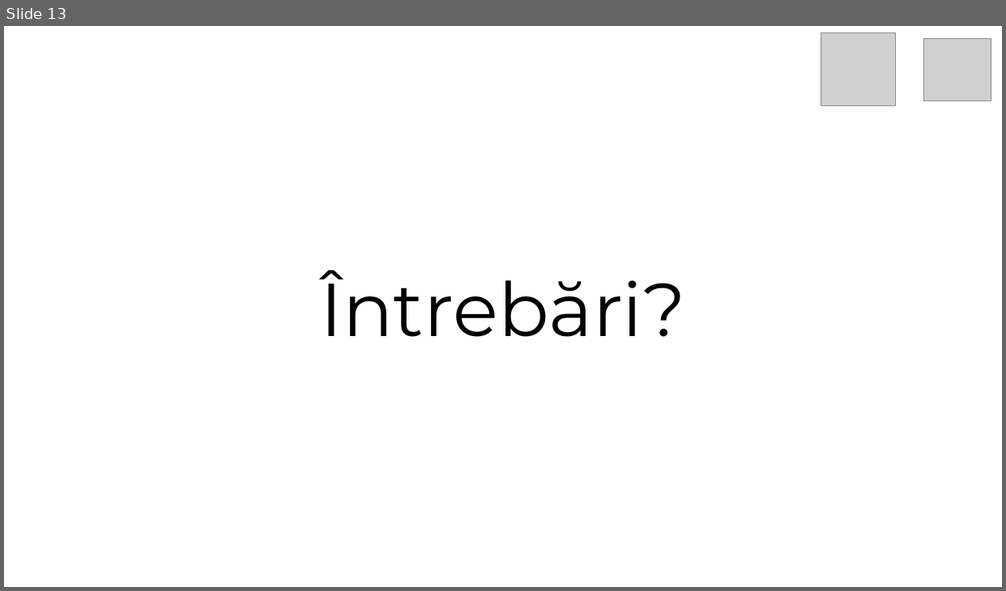
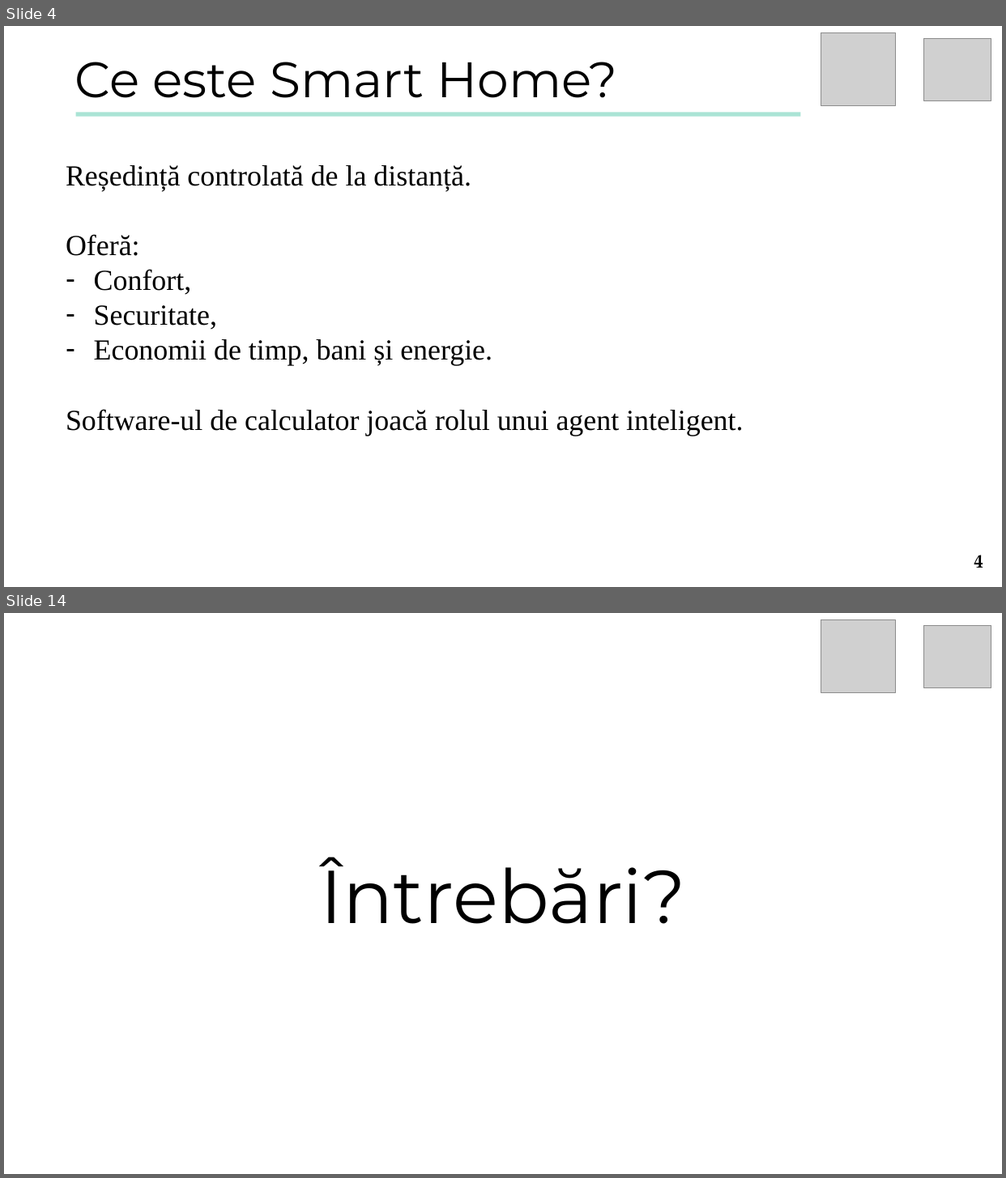
Before and after one commit to turcunicusor/Licenta, a slide deck: Documentation/Presentation.pptx. Shown one above the other, each under a label of ours: slide 13 before the commit, slides 4 and 14 after it; the slides between them are not shown. The pictures are 1006x591 and 1006x1178 pixels, drawn with LibreOffice and Linux fonts; fonts in the diff are those of the drawing; grey boxes stand for pictures. Boxes give left, top, right and bottom in pixels: in the first picture for what was removed or moved away, otherwise in the second. Text is boxed around its words. In the diff, an @@ line names an element or a change of style, - is before the commit and + after.

```diff
--- a/Documentation/Presentation.pptx
+++ b/Documentation/Presentation.pptx
@@ slide 4 added at bbox=[4, 26, 1002, 587], background #FFFFFF @@
@@ picture added at bbox=[821, 32, 897, 106] @@
@@ picture added at bbox=[924, 38, 991, 101] @@
@@ text added at bbox=[74, 62, 617, 98], 48 pt, text #000000 @@
+Ce este Smart Home?
@@ rectangle added at bbox=[76, 112, 800, 117], fill #AAE4D5 @@
@@ text added at bbox=[66, 165, 743, 436], 28 pt, text #000000 @@
+Reședință controlată de la distanță.
+Oferă:
+– Confort,
+– Securitate,
+– Economii de timp, bani și energie.
+Software-ul de calculator joacă rolul unui agent inteligent.
@@ page number added at bbox=[974, 555, 983, 568], 18 pt, text #000000, bold @@
+4
@@ what was slide 13 is now slide 14 @@
```
Also in this commit, not shown: 11 slides changed, 1 other slide added, 1 slide removed, 4 other files.
